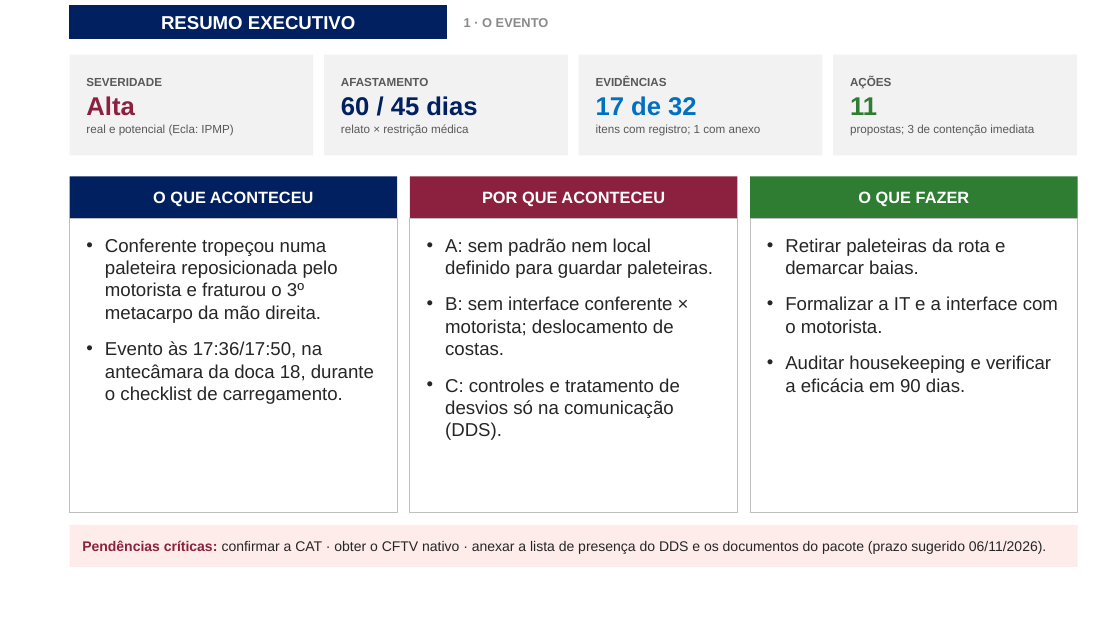
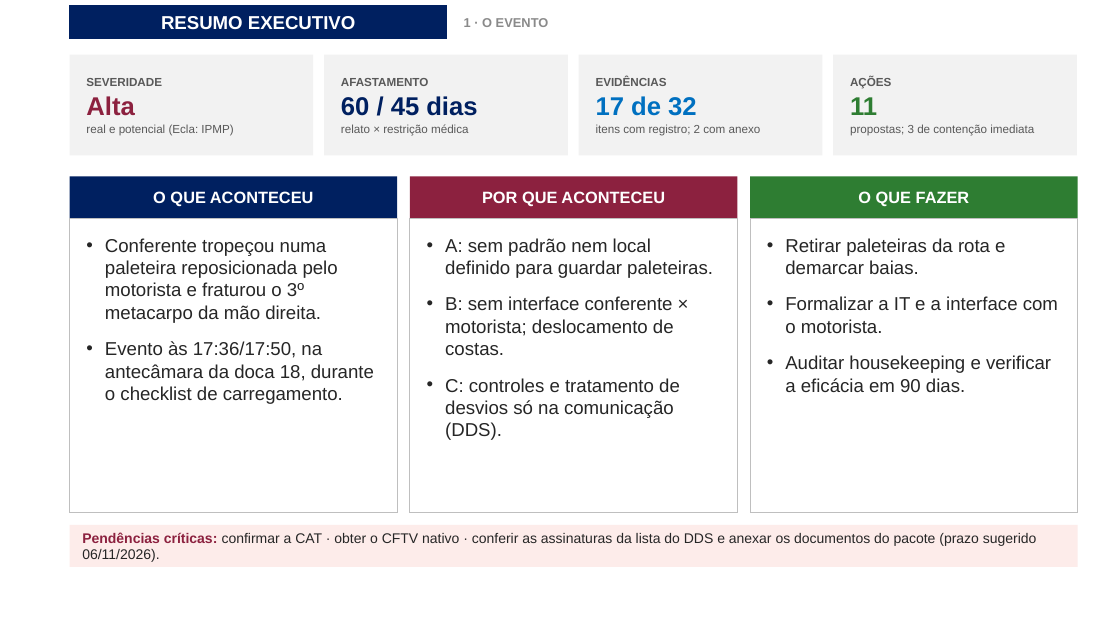
Before and after one commit to luantavarez9/hospital-seguro, a slide deck: slide 2 of entrega_acidente_GRU1/Apresentacao_Ocorrencia_Acidente_GRU_I.pptx. Drawn at 1120x630 pixels with LibreOffice and Linux fonts; fonts in the diff are those of the drawing; background and template pictures are left out. Boxes give left, top, right and bottom in pixels: in the first picture for what was removed or moved away, otherwise in the second. Text is boxed around its words. In the diff, an @@ line names an element or a change of style, - is before the commit and + after.

```diff
--- a/entrega_acidente_GRU1/Apresentacao_Ocorrencia_Acidente_GRU_I.pptx
+++ b/entrega_acidente_GRU1/Apresentacao_Ocorrencia_Acidente_GRU_I.pptx
@@ text in rectangle at [596, 124, 761, 136]: text changed @@
-itens com registro; 1 com anexo
+itens com registro; 2 com anexo
@@ text in rectangle at [82, 532, 1037, 562]: text changed @@
-Pendências críticas: confirmar a CAT · obter o CFTV nativo · anexar a lista de presença do DDS e os documentos do pacote (prazo sugerido 06/11/2026).
+Pendências críticas: confirmar a CAT · obter o CFTV nativo · conferir as assinaturas da lista do DDS e anexar os documentos do pacote (prazo sugerido 06/11/2026).
```
Also in this commit, not shown: 11 other slides changed, 1 slide added, 15 other files.
